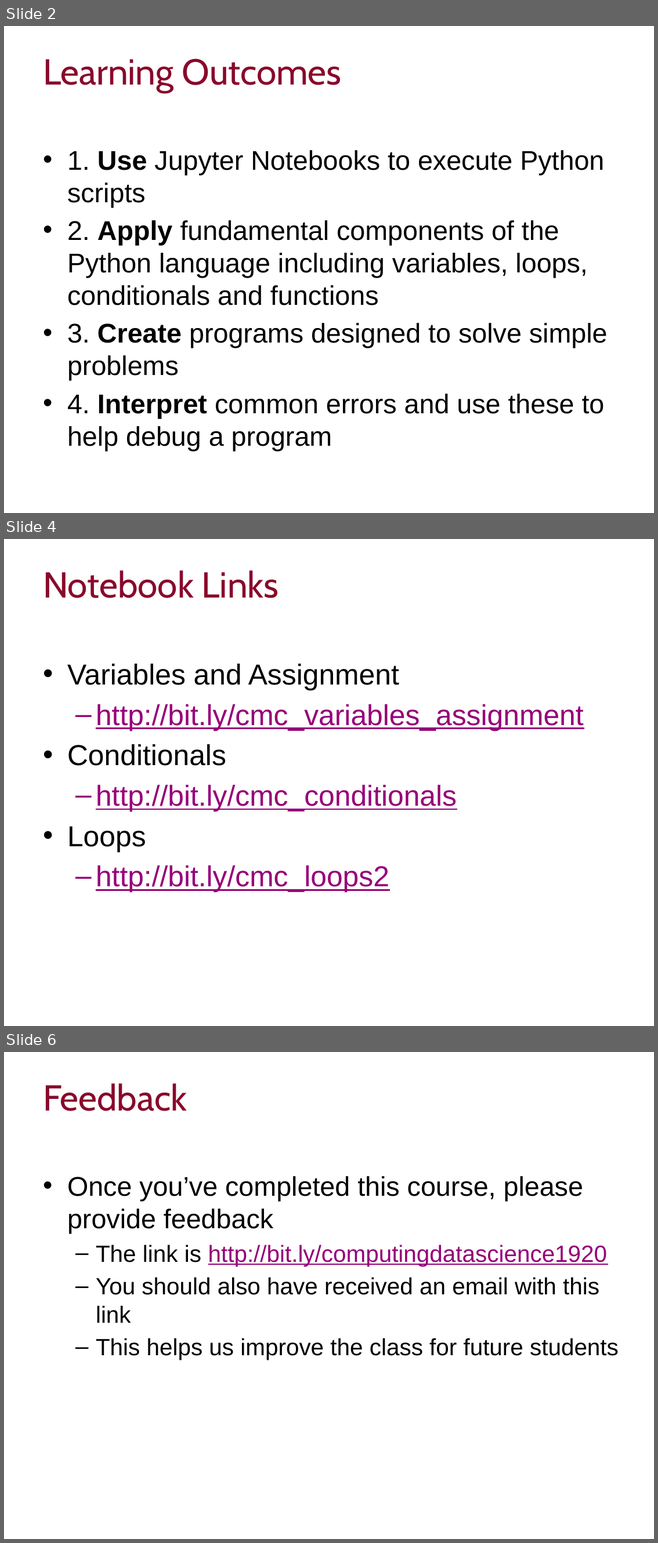
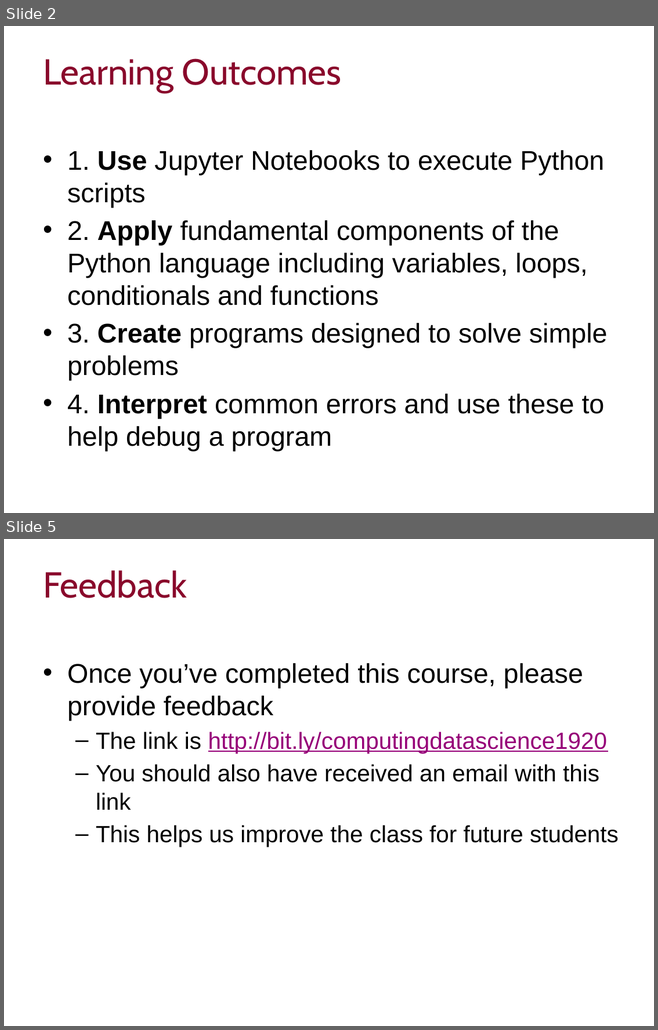
Before and after one commit to cmcooling/Introduction-to-Python, a slide deck: Intro to Python Slides.pptx. Shown one above the other, each under a label of ours: slides 2, 4 and 6 before the commit, slides 2 and 5 after it; the slides between them are not shown. The pictures are 658x1543 and 658x1030 pixels, drawn with LibreOffice and Linux fonts; fonts in the diff are those of the drawing; background and template pictures are left out. Boxes give left, top, right and bottom in pixels: in the first picture for what was removed or moved away, otherwise in the second. Text is boxed around its words. In the diff, an @@ line names an element or a change of style, - is before the commit and + after.

Commit message:
Notebook links updates

```diff
--- a/Intro to Python Slides.pptx
+++ b/Intro to Python Slides.pptx
@@ slide 4 removed at (4, 539, 654, 1026), background #FFFFFF @@
@@ title removed at (43, 570, 279, 598) @@
-Notebook Links
@@ text removed at (67, 664, 583, 893) @@
-• Variables and Assignment
-  – http://bit.ly/cmc_variables_assignment
-• Conditionals
-  – http://bit.ly/cmc_conditionals
-• Loops
-  – http://bit.ly/cmc_loops2
@@ what was slide 6 is now slide 5 @@
```
Also in this commit, not shown: 2 slides changed.
